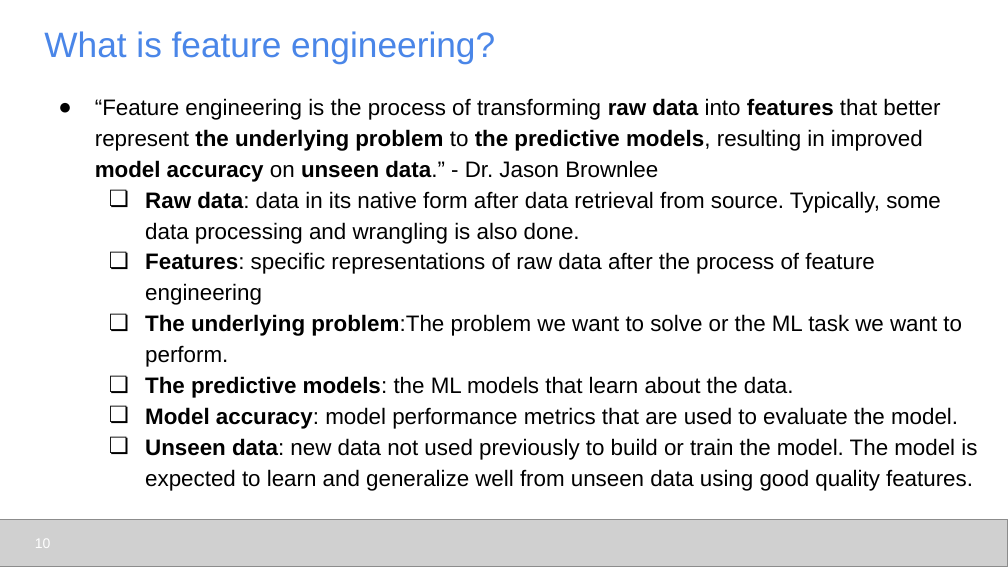
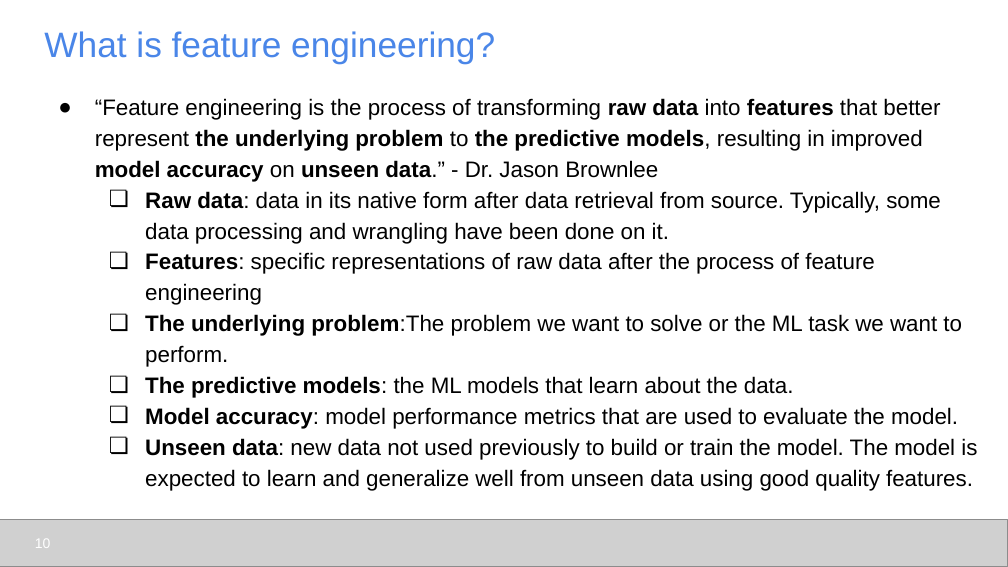
Before and after one commit to udel-cbcb/al_ml_workshop, a slide deck: slide 10 of Day_3/Lectures/Day_3_Lecture_Feature_Engineering_Scaling_Selection.pptx. Drawn at 1008x567 pixels with LibreOffice and Linux fonts; fonts in the diff are those of the drawing; grey boxes stand for pictures. Boxes give left, top, right and bottom in pixels: in the first picture for what was removed or moved away, otherwise in the second. Text is boxed around its words. In the diff, an @@ line names an element or a change of style, - is before the commit and + after.

```diff
--- a/Day_3/Lectures/Day_3_Lecture_Feature_Engineering_Scaling_Selection.pptx
+++ b/Day_3/Lectures/Day_3_Lecture_Feature_Engineering_Scaling_Selection.pptx
@@ text at box(145, 191, 941, 244): text changed @@
-❏ Raw data: data in its native form after data retrieval from source. Typically, some data processing and wrangling is also done.
+❏ Raw data: data in its native form after data retrieval from source. Typically, some data processing and wrangling have been done on it.
```
Also in this commit, not shown: 13 other slides changed, 11 slides added, 4 slides removed, 8 other files.
